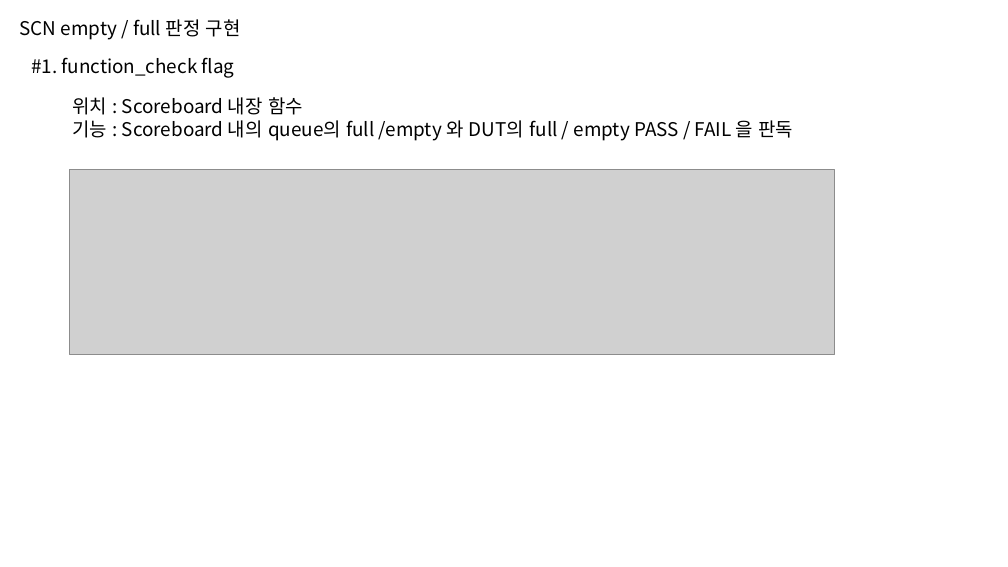
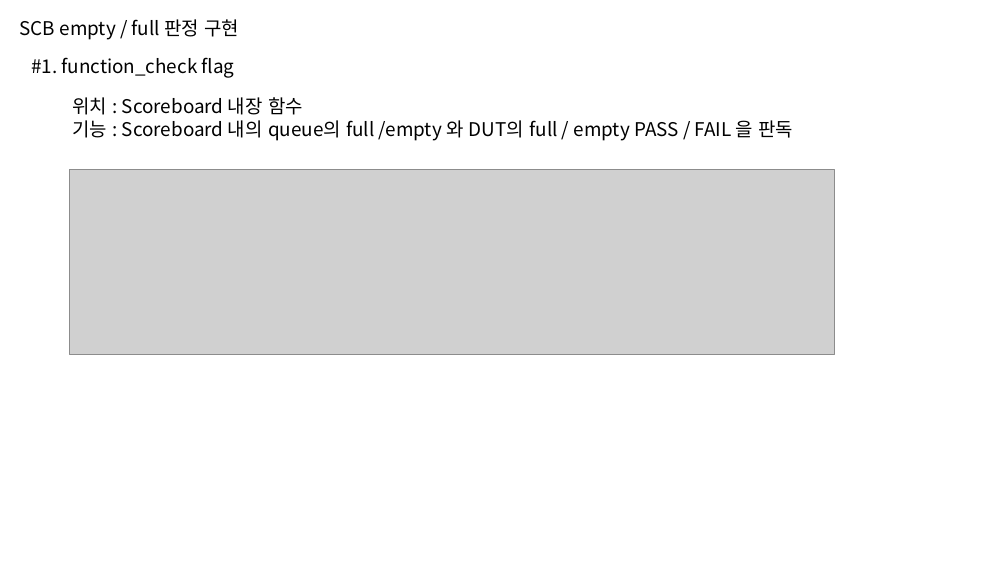
Before and after one commit to kimsacademy1234-max/System_Verilog, a slide deck: slide 3 of homework/verilog/16_FIFO_SV_TB/1110.pptx. Drawn at 1008x567 pixels with LibreOffice and Linux fonts; fonts in the diff are those of the drawing; grey boxes stand for pictures. Boxes give left, top, right and bottom in pixels: in the first picture for what was removed or moved away, otherwise in the second. Text is boxed around its words. In the diff, an @@ line names an element or a change of style, - is before the commit and + after.

```diff
--- a/homework/verilog/16_FIFO_SV_TB/1110.pptx
+++ b/homework/verilog/16_FIFO_SV_TB/1110.pptx
@@ text at (x1=20, y1=19, x2=239, y2=40): text changed @@
-SCN empty / full 판정 구현
+SCB empty / full 판정 구현
```
Also in this commit, not shown: 3 other slides changed, 2 slides added, 1 other file.
